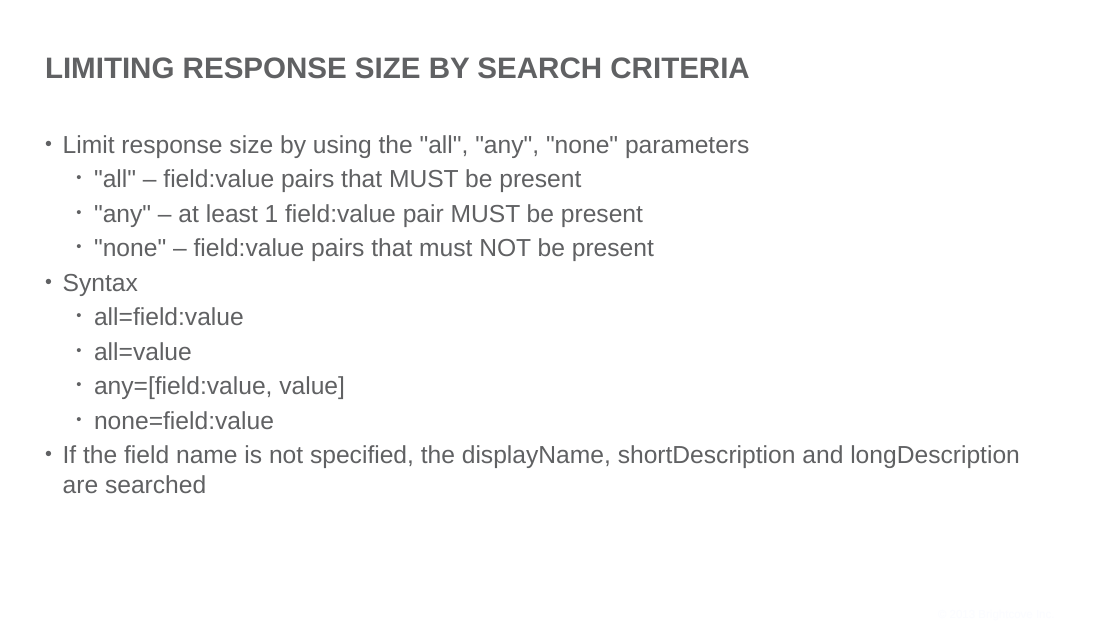
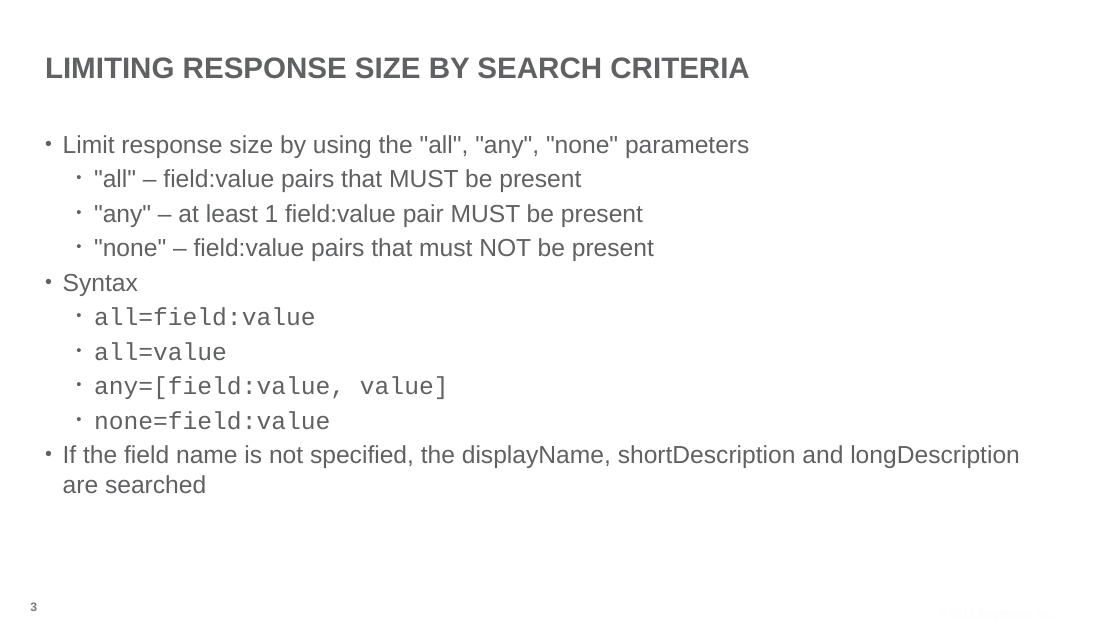
Before and after one commit to BrightcoveLearning/VideoCloudMediaAPI, a slide deck: slide 3 of VideoSessionsMaterials/limit-response.pptx. Drawn at 1120x630 pixels with LibreOffice and Linux fonts; fonts in the diff are those of the drawing; background and template pictures are left out. Boxes give left, top, right and bottom in pixels: in the first picture for what was removed or moved away, otherwise in the second. Text is boxed around its words. In the diff, an @@ line names an element or a change of style, - is before the commit and + after.

```diff
--- a/VideoSessionsMaterials/limit-response.pptx
+++ b/VideoSessionsMaterials/limit-response.pptx
@@ text at bbox=[94, 307, 449, 430]: font Arial to Courier New in "all=field:value", "all=value", "any=[field:value, value]", "none=field:value" @@
@@ page number added at bbox=[30, 602, 37, 611], 15 pt, text #7B7B7B, bold @@
+3
```
Also in this commit, not shown: 1 other slide changed, 2 other files.
